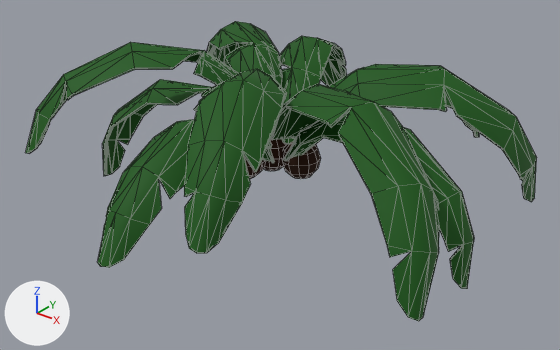
An edit to the FBX model 3S_game_engine/assets/models/environment/palm_foliage_02.fbx, drawn before and after from the same camera.
The view is the same before and after, from a 50 mm camera at (1.701, -2.102, 1.185) aimed at (0.083, -0.079, -0.069). Every picture has the same lights, and +X, +Y and +Z are marked at lower left. Mesh edges are drawn as thin lines. Where no turn or scale is listed for an object, it has been applied to the vertices.

Script lines for the objects in view, before the commit:
```python
mat_02___default_001 = principled_material('02 - Default.001')
mat_02___default_001.base_color = (0.0308, 0.00692, 0.0)  # brown #311400
mat_02___default_001.roughness = 1.0
mat_03___default = principled_material('03 - Default')
mat_03___default.base_color = (0.00197, 0.0929, 0.0)  # dark green #065600
mat_03___default.roughness = 0.742
me_mesh_048 = bpy.data.meshes.new('Mesh.048')
me_mesh_048.from_pydata(...)  # 1086 vertices, 1976 faces; spans x -0.81..0.91, y -0.93..0.89, z -0.3..0.42
# faces by material slot: [1760, 216]
me_mesh_048.materials.append(mat_03___default)  # dark green #065600
me_mesh_048.materials.append(mat_02___default_001)  # brown #311400
ob_plane013 = bpy.data.objects.new('Plane013', me_mesh_048)
ob_plane013.location = (0.0, 0.0, 0.0)
```
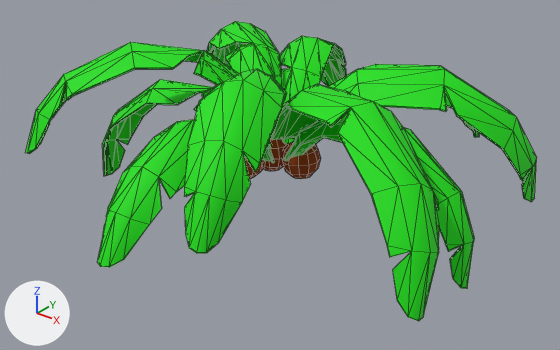
What differs and where, as boxes (x1, y1, x2, y2) in the pictures (560 x 350 px):
'Plane013', recoloured: (25, 21, 537, 321) in both

Diff of the bpy script that builds the scene:
```diff
--- a/3S_game_engine/assets/models/environment/palm_foliage_02.fbx.py
+++ b/3S_game_engine/assets/models/environment/palm_foliage_02.fbx.py
@@ mat_03___default @@
 mat_03___default = principled_material('03 - Default')
-mat_03___default.base_color = (0.00197, 0.0929, 0.0)  # dark green #065600
+mat_03___default.base_color = (0.00525, 0.732, 0.0)  # green #10de00
 mat_03___default.roughness = 0.742
@@ mat_02___default_001 @@
 mat_02___default_001 = principled_material('02 - Default.001')
-mat_02___default_001.base_color = (0.0308, 0.00692, 0.0)  # brown #311400
+mat_02___default_001.base_color = (0.311, 0.0469, 0.0)  # brown #973d00
 mat_02___default_001.roughness = 1.0
```
